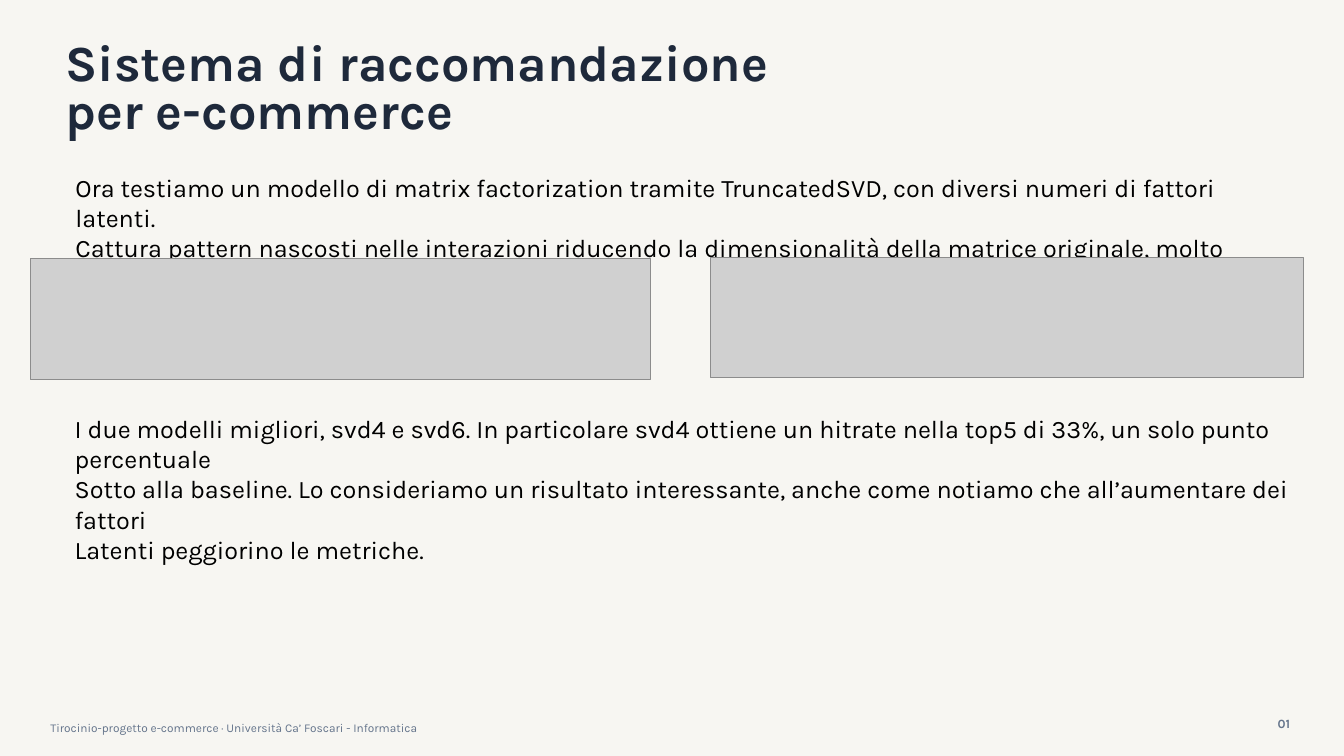
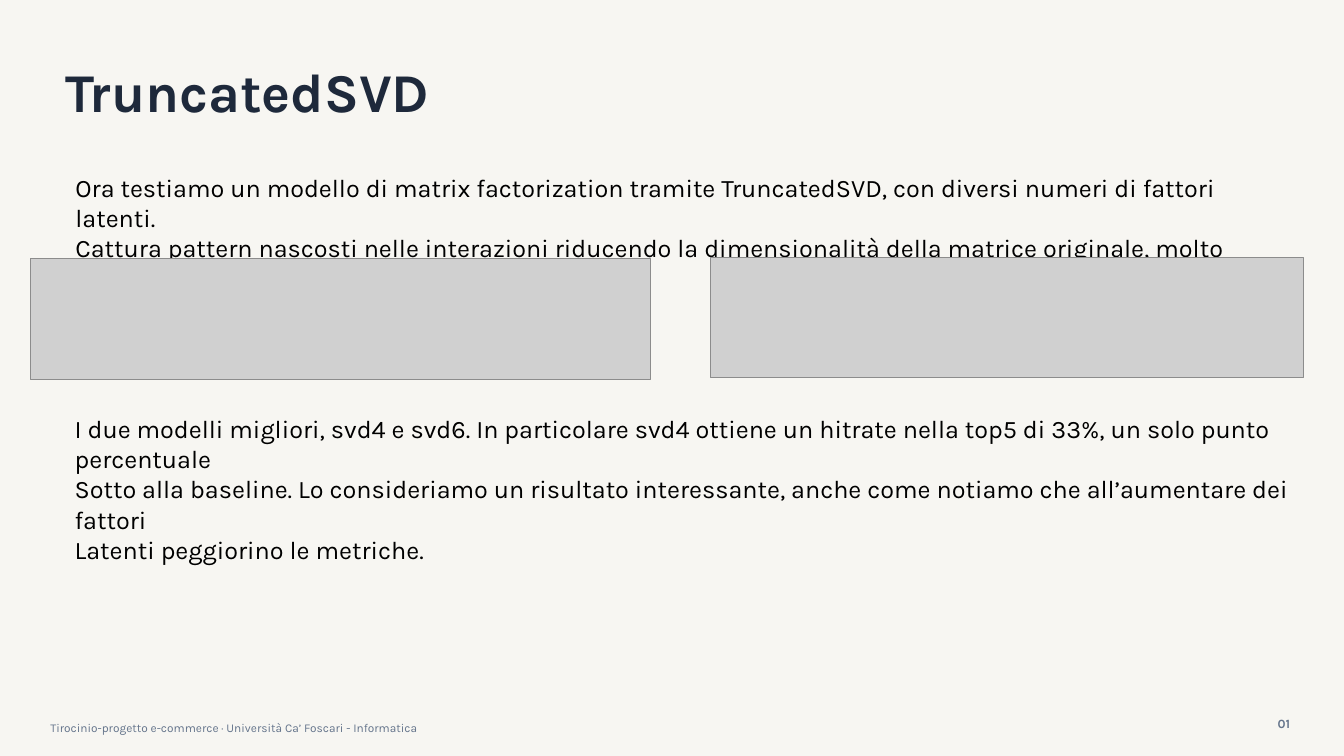
Before and after one commit to arsid2828/Tesi-ecommerce, a slide deck: slide 7 of PPT/HociaArsid-tirocinio-aggiornamento2.pptx. Drawn at 1344x756 pixels with LibreOffice and Linux fonts; fonts in the diff are those of the drawing; grey boxes stand for pictures. Boxes give left, top, right and bottom in pixels: in the first picture for what was removed or moved away, otherwise in the second. Text is boxed around its words. In the diff, an @@ line names an element or a change of style, - is before the commit and + after.

```diff
--- a/PPT/HociaArsid-tirocinio-aggiornamento2.pptx
+++ b/PPT/HociaArsid-tirocinio-aggiornamento2.pptx
@@ text at (x1=65, y1=74, x2=429, y2=113): text changed; size 36.1 to 39 pt @@
-Sistema di raccomandazione
-per e-commerce
+TruncatedSVD
```
Also in this commit, not shown: 7 other slides changed, 1 other file.
